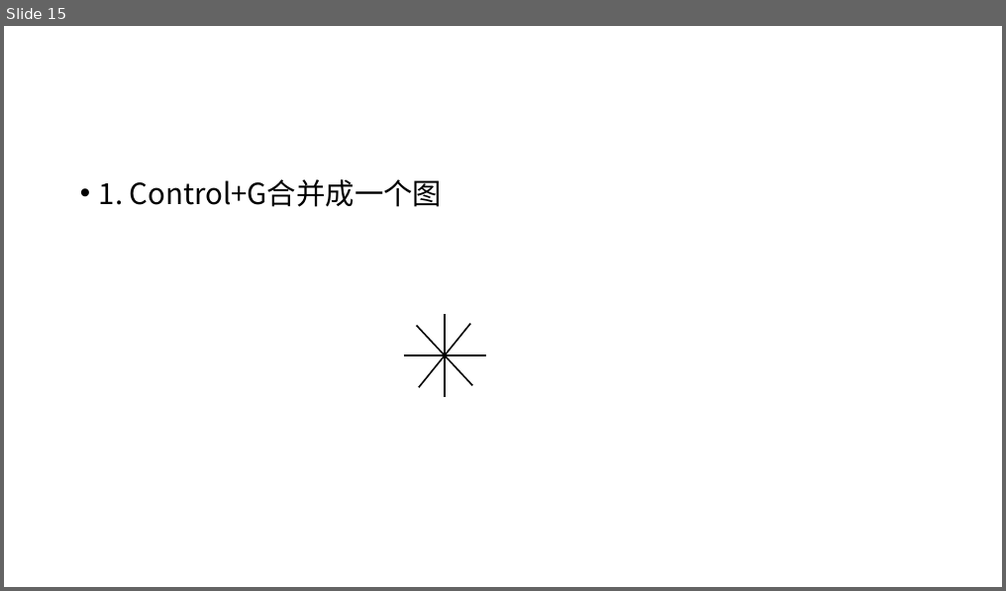
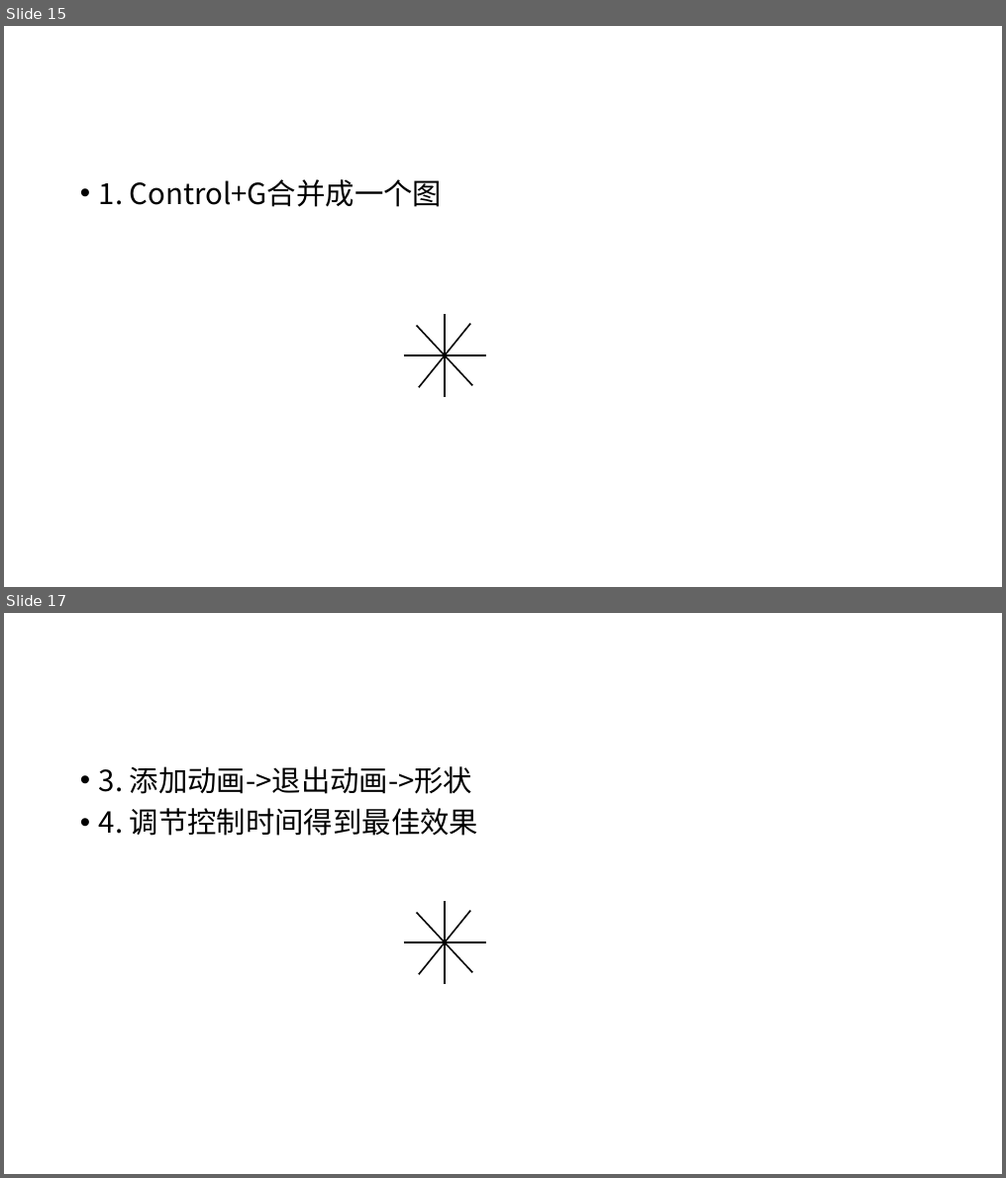
Before and after one commit to Canhui/PPT_Animation_Samples, a slide deck: PPT-Animation-Samples (Part 2).pptx. Shown one above the other, each under a label of ours: slide 15 before the commit, slides 15 and 17 after it; the slides between them are not shown. The pictures are 1006x591 and 1006x1178 pixels, drawn with LibreOffice and Linux fonts; fonts in the diff are those of the drawing. Boxes give left, top, right and bottom in pixels: in the first picture for what was removed or moved away, otherwise in the second. Text is boxed around its words. In the diff, an @@ line names an element or a change of style, - is before the commit and + after.

```diff
--- a/PPT-Animation-Samples (Part 2).pptx
+++ b/PPT-Animation-Samples (Part 2).pptx
@@ slide 17 added at box(4, 613, 1002, 1174), background #FFFFFF @@
@@ text added at box(99, 766, 478, 836), 28 pt, text #000000 @@
+• 3. 添加动画->退出动画->形状
+• 4. 调节控制时间得到最佳效果
@@ group added at box(404, 901, 486, 983): 4 lines @@
```
Also in this commit, not shown: 1 slide changed, 4 other slides added, 1 slide removed.
